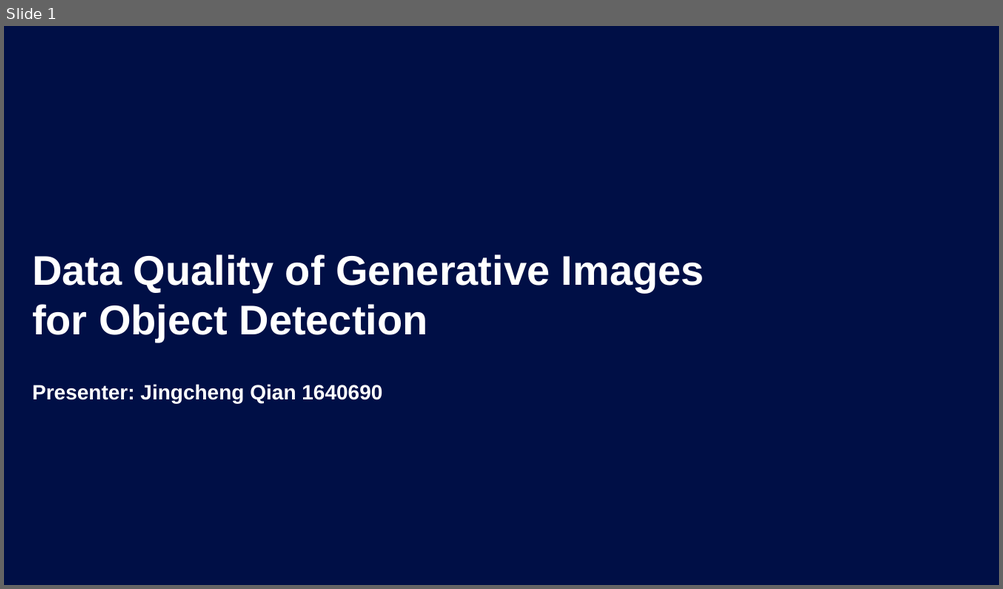
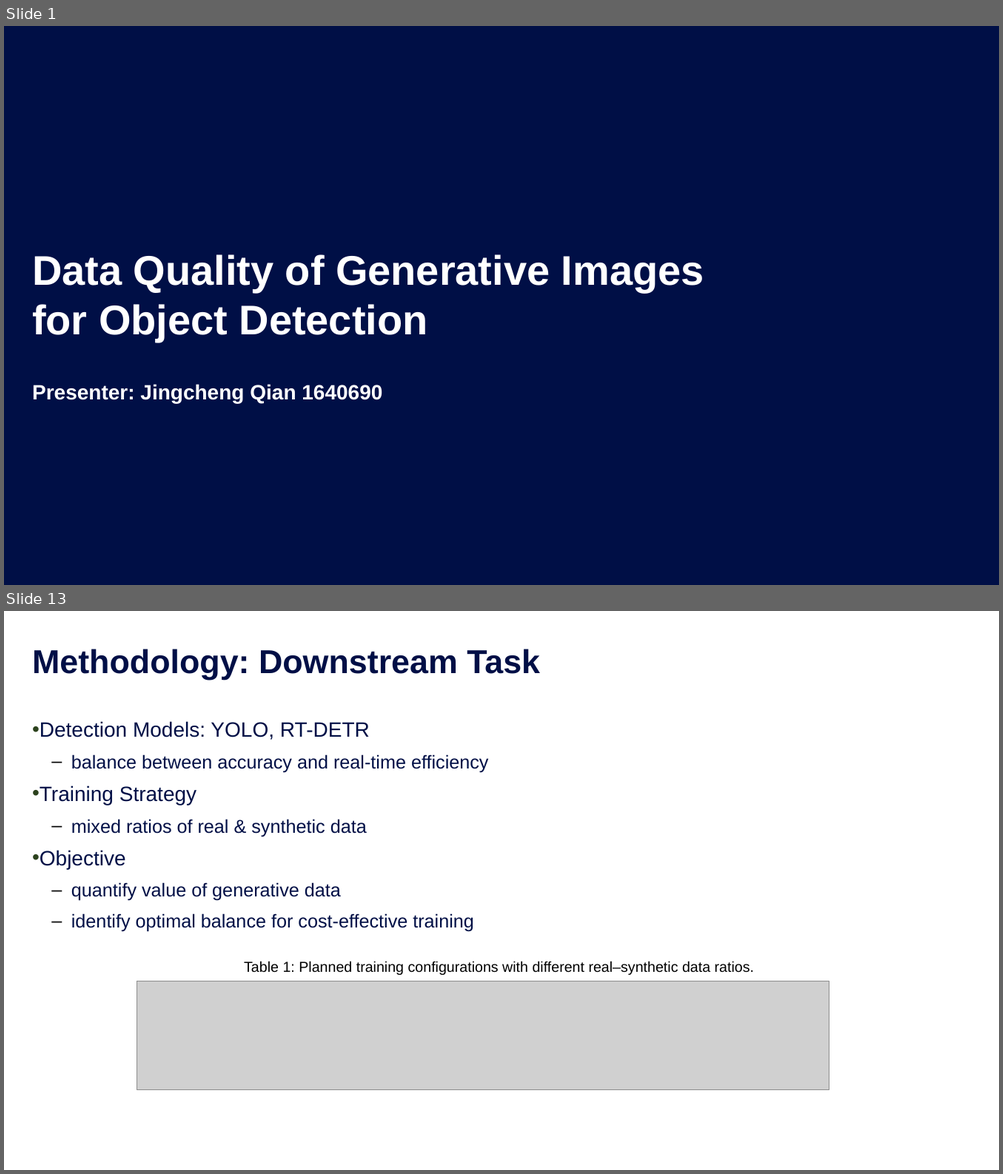
Before and after one commit to chengchengchenchen/MCS-Research-Project, a slide deck: doc/Presentation.pptx. Shown one above the other, each under a label of ours: slide 1 before the commit, slides 1 and 13 after it; the slides between them are not shown. The pictures are 1003x589 and 1003x1174 pixels, drawn with LibreOffice and Linux fonts; fonts in the diff are those of the drawing; grey boxes stand for pictures; background and template pictures are left out. Boxes give left, top, right and bottom in pixels: in the first picture for what was removed or moved away, otherwise in the second. Text is boxed around its words. In the diff, an @@ line names an element or a change of style, - is before the commit and + after.

```diff
--- a/doc/Presentation.pptx
+++ b/doc/Presentation.pptx
@@ slide 13 added at <box>4,611,999,1170</box>, background #FFFFFF @@
@@ title added at <box>32,649,540,680</box>, 32 pt, text #000F46, bold @@
+Methodology: Downstream Task
@@ text added at <box>32,721,489,932</box>, 18 pt, text #000F46 @@
+    • Detection Models: YOLO, RT-DETR
+      ‒ balance between accuracy and real-time efficiency
+    • Training Strategy
+      ‒ mixed ratios of real & synthetic data
+    • Objective
+      ‒ quantify value of generative data
+      ‒ identify optimal balance for cost-effective training
@@ text added at <box>244,961,754,975</box>, 14 pt, text #000000 @@
+    Table 1: Planned training configurations with different real–synthetic data ratios.
@@ picture added at <box>136,982,828,1091</box> @@
```
Also in this commit, not shown: 16 other slides added, 7 slides removed, 15 other files.
